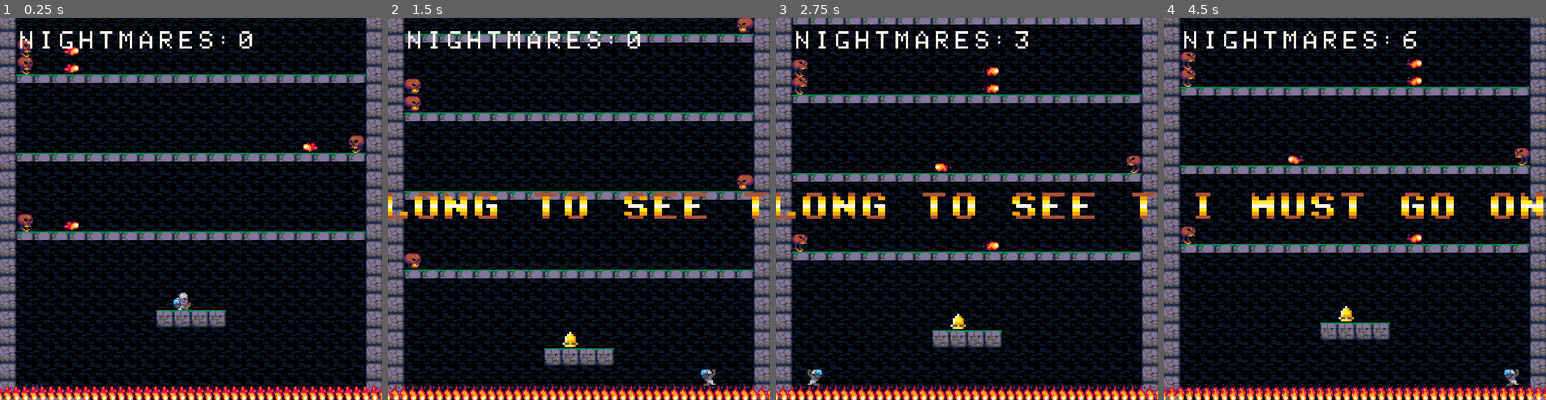
Above: before the commit, frames 1-4 (left to right).
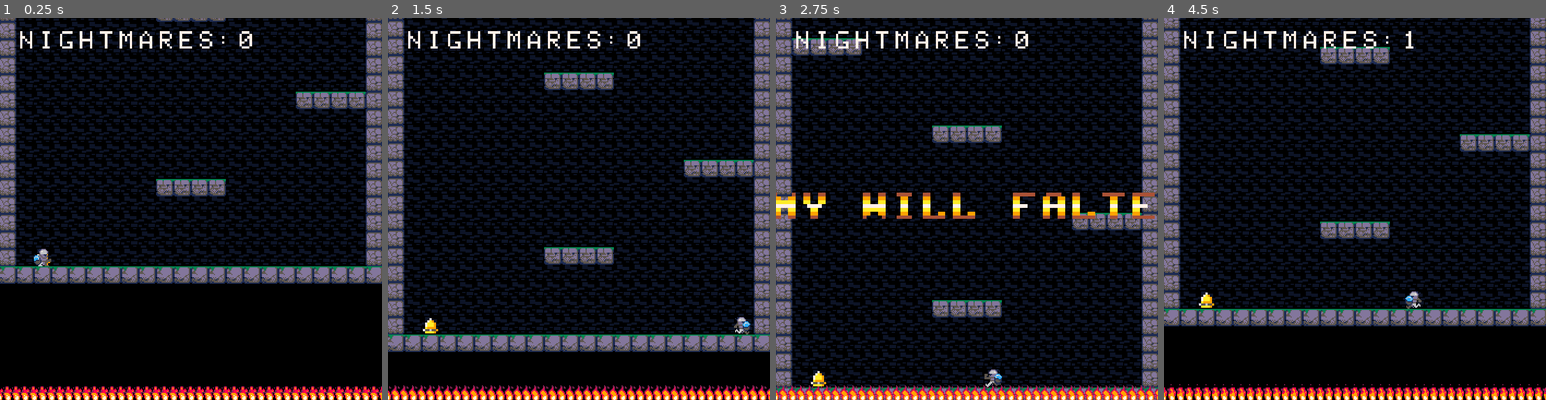
Above: after the commit, the same moments.

Repository: toadkarter/ToyBoxJam2023
Game: Godot game, scene res://Scenes/Game/Main/main.tscn
Same seed, same stepped clock (60 frames per second), same inputs: the game is played once before the commit and once after it.
Inputs:
- Up to frame 1 (0.25 s): no input
- Up to frame 2 (1.5 s): hold Right (move_right) from 0.53 s (still down); tap Space (jump) at 0.77 s
- Up to frame 3 (2.75 s): tap Space (jump) at 1.52 s; release Right (move_right) at 2.03 s; hold Left (move_left) from 2.03 s (still down)
- Up to frame 4 (4.5 s): release Left (move_left) at 2.78 s; hold Right (move_right) 2.78-4.28 s; tap Space (jump) at 3.02, 3.77 s; hold Left (move_left) from 4.28 s (still down)

The runs differ from the first frame. In frame 1, 52% of the frame differs, in the area x 0-100%, y 0-100%; in frame 2, 57%; in frame 3, 57%; in frame 4, 57%.

Commit message:
Setting bgm to loop

Diff:
--- a/Scenes/level.tscn
+++ b/Scenes/level.tscn
@@ -187,7 +187,6 @@
 format = 2
 layer_0/tile_data = PackedInt32Array(1114116, 65536, 0, 1114117, 65536, 0, 1114118, 65536, 0, 1114119, 65536, 0, 111412 …(126751 unchanged characters)…
 script = ExtResource("2_7nbtq")
-debug_start_at_checkpoint_number = 6
 debug_stop_music = true
 player_scene = ExtResource("2_kb2gi")
 checkpoints = [NodePath("Checkpoint1"), NodePath("Checkpoint2"), NodePath("Checkpoint3"), NodePath("Checkpoint4"), NodePath("Checkpoint5"), NodePath("Checkpoint6"), NodePath("Checkpoint7"), NodePath("Checkpoint8")]
@@ -1850,27 +1849,6 @@
 
 [node name="Skull24" parent="[9] SkullGauntlet/Enemies" instance=ExtResource("4_uxhqa")]
 position = Vector2(88, 32)
-projectile_speed = 240.0
-num_projectiles_per_emission = 1
-seconds_between_emission = 0.2
-seconds_before_starting_emissions = 0.1
-
-[node name="Skull27" parent="[9] SkullGauntlet/Enemies" instance=ExtResource("4_uxhqa")]
-position = Vector2(88, -104)
-projectile_speed = 240.0
-num_projectiles_per_emission = 1
-seconds_between_emission = 0.2
-seconds_before_starting_emissions = 0.1
-
-[node name="Skull28" parent="[9] SkullGauntlet/Enemies" instance=ExtResource("4_uxhqa")]
-position = Vector2(88, -120)
-projectile_speed = 240.0
-num_projectiles_per_emission = 1
-seconds_between_emission = 0.2
-seconds_before_starting_emissions = 0.1
-
-[node name="Skull29" parent="[9] SkullGauntlet/Enemies" instance=ExtResource("4_uxhqa")]
-position = Vector2(88, -136)
 projectile_speed = 240.0
 num_projectiles_per_emission = 1
 seconds_between_emission = 0.2
Not shown, changed: Art/Sound/Music/main_bgm.mp3.import
